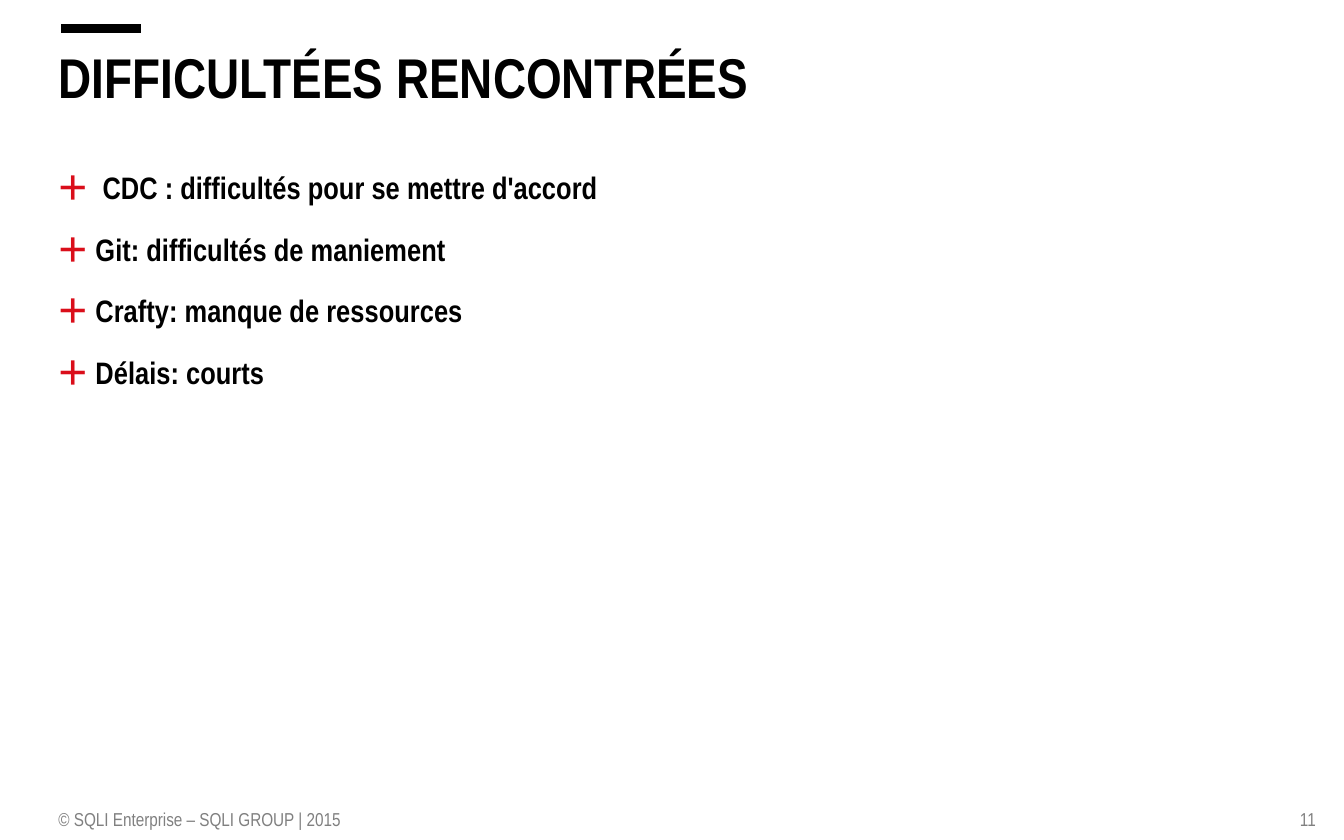
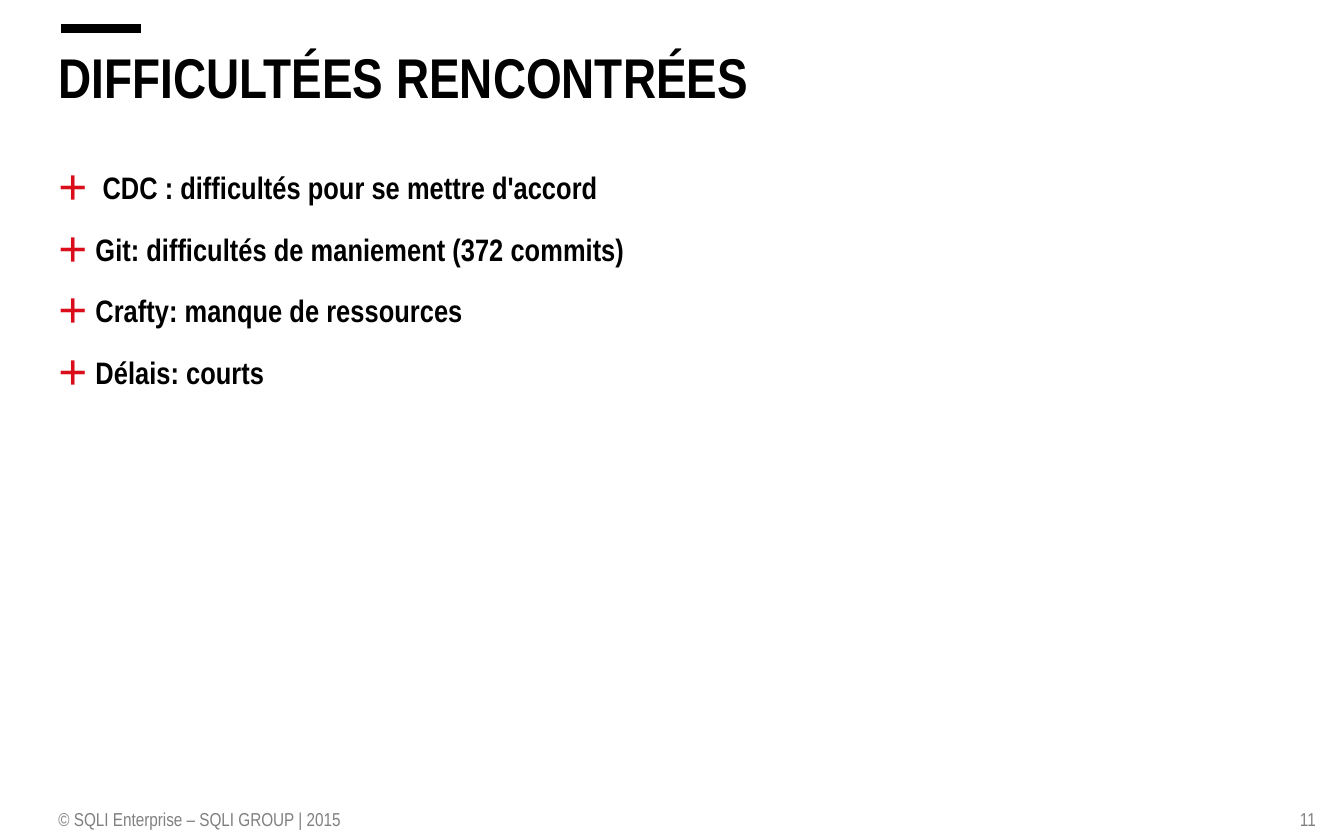
Before and after one commit to Persaver/simPolServer, a slide deck: slide 11 of Presentation/presentation.pptx. Drawn at 1344x840 pixels with LibreOffice and Linux fonts; fonts in the diff are those of the drawing; background and template pictures are left out. Boxes give left, top, right and bottom in pixels: in the first picture for what was removed or moved away, otherwise in the second. Text is boxed around its words. In the diff, an @@ line names an element or a change of style, - is before the commit and + after.

Commit message:
modifs prez

```diff
--- a/Presentation/presentation.pptx
+++ b/Presentation/presentation.pptx
@@ text at box(95, 238, 624, 267): text changed @@
-+ Git: difficultés de maniement
++ Git: difficultés de maniement (372 commits)
```
